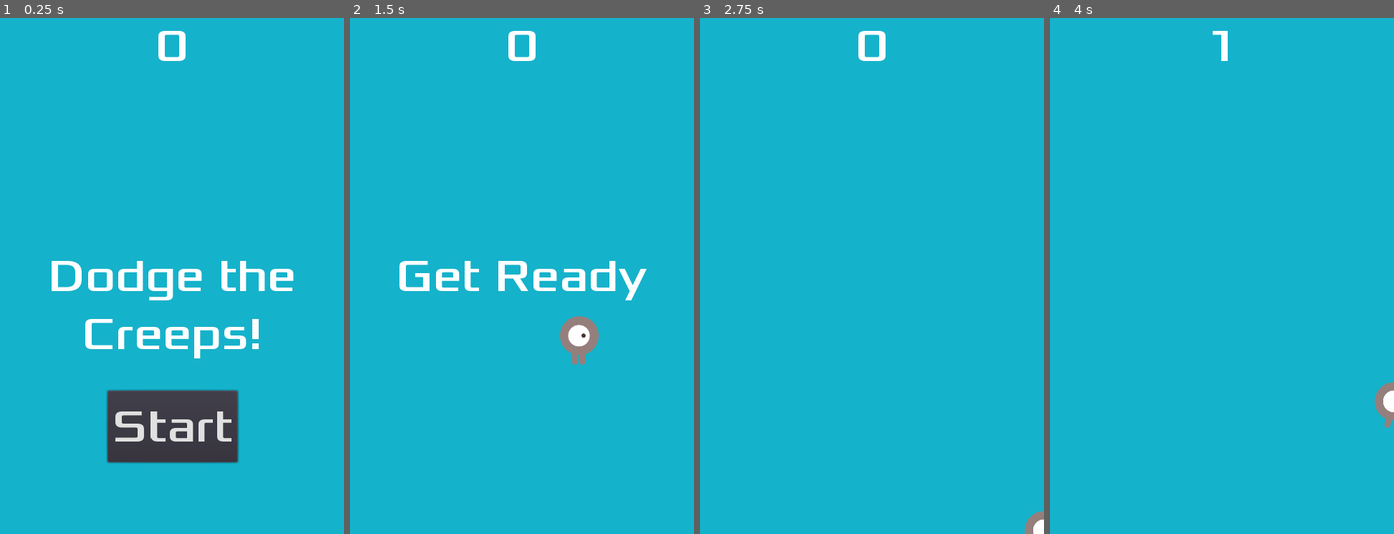
Above: before the commit, frames 1-4 (left to right).
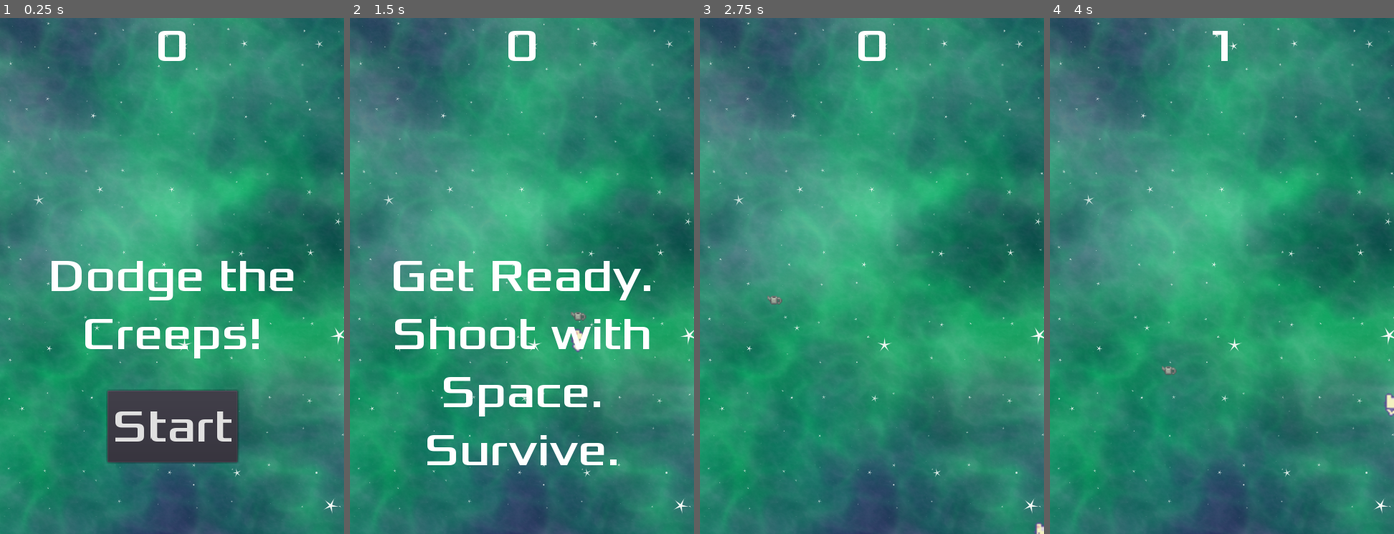
Above: after the commit, the same moments.

Repository: Not-Aaron/GameDev_Homeworks
Game: Godot game, scene res://Main.tscn
Same seed, same stepped clock (60 frames per second), same inputs: the game is played once before the commit and once after it.
Inputs (mouse positions are in pixels of both pictures, inside the frame that each line leads up to):
- Up to frame 1 (0.25 s): no input
- Up to frame 2 (1.5 s): click "Start" at 0.5 s; tap Enter (start_game) at 1.25 s; move the mouse to (597, 250) at 1.27 s; hold D (move_right) from 1.28 s (still down); tap Space (shoot, bound only after the commit) at 1.35 s
- Up to frame 3 (2.75 s): move the mouse to (803, 301) at 2.02 s; release D (move_right) at 2.03 s; hold S (move_down) from 2.03 s (still down); tap Enter (start_game) at 2.1 s; tap Space (shoot, bound only after the commit) at 2.3 s
- Up to frame 4 (4 s): move the mouse to (1256, 162) at 2.77 s; release S (move_down) at 2.78 s; hold D (move_right) 2.78-3.53 s; tap Space (shoot, bound only after the commit) at 2.85, 3.6 s; move the mouse to (1204, 379) at 3.52 s; hold W (move_up) from 3.53 s (still down)

The runs differ from the first frame. In frame 1, 92% of the frame differs, in the area x 0-100%, y 0-100%; in frame 2, 99%; in frame 3, 100%; in frame 4, 100%.

Commit message:
newstuff

Diff:
--- /dev/null
+++ b/Dodge_Creeps_Aaron_Martinez/Bullet.gd
@@ -0,0 +1,31 @@
+extends Area2D
+class_name Bullet
+export (int) var speed = 20
+
+var direction := Vector2.ZERO
+
+onready var kill_timer = $KillTimer
+
+func _ready():
+	kill_timer.start()
+
+# Called every frame. 'delta' is the elapsed time since the previous frame.
+func _physics_process(_delta: float):
+	if direction != Vector2.ZERO:
+		var velocity = direction * speed
+
+		global_position += velocity
+
+
+func set_direction(direction: Vector2):
+	self.direction = direction
+
+
+func _on_KillTimer_timeout():
+	queue_free()
+
+
+func _on_Bullet_body_entered(body):
+	if body.has_method("handle_hit"):
+		body.handle_hit()
+		queue_free()
--- /dev/null
+++ b/Dodge_Creeps_Aaron_Martinez/Bullet.tscn
@@ -0,0 +1,24 @@
+[gd_scene load_steps=4 format=2]
+
+[ext_resource path="res://art/water_can.png" type="Texture" id=1]
+[ext_resource path="res://Bullet.gd" type="Script" id=2]
+
+[sub_resource type="RectangleShape2D" id=1]
+extents = Vector2( 10, 6 )
+
+[node name="Bullet" type="Area2D"]
+script = ExtResource( 2 )
+
+[node name="CollisionShape2D" type="CollisionShape2D" parent="."]
+position = Vector2( -2, 2 )
+shape = SubResource( 1 )
+
+[node name="Sprite" type="Sprite" parent="."]
+scale = Vector2( 1.5, 1.5 )
+texture = ExtResource( 1 )
+
+[node name="KillTimer" type="Timer" parent="."]
+one_shot = true
+
+[connection signal="body_entered" from="." to="." method="_on_Bullet_body_entered"]
+[connection signal="timeout" from="KillTimer" to="." method="_on_KillTimer_timeout"]
--- /dev/null
+++ b/Dodge_Creeps_Aaron_Martinez/BulletManager.gd
@@ -0,0 +1,6 @@
+extends Node2D
+
+func handle_bullet_spawned(bullet : Bullet,position: Vector2,direction: Vector2):
+	add_child(bullet)
+	global_position = position
+	bullet.set_direction(direction)
--- a/Dodge_Creeps_Aaron_Martinez/HUD.gd
+++ b/Dodge_Creeps_Aaron_Martinez/HUD.gd
@@ -11,7 +11,7 @@
 	show_message("Game Over")
 	yield($MessageTimer, "timeout")
 
-	$Message.text = "Dodge the\nCreeps!"
+	$Message.text = "Dodge the\nSpace Cows!"
 	$Message.show()
 
 	yield(get_tree().create_timer(1),"timeout")
--- a/Dodge_Creeps_Aaron_Martinez/Main.gd
+++ b/Dodge_Creeps_Aaron_Martinez/Main.gd
@@ -5,8 +5,9 @@
 
 func _ready():
 	randomize()
+	$Player.connect("player_fired_bullet",bullet_manager,"handle_bullet_spawned")
 
-
+onready var bullet_manager = $BulletManager
 
 
 
@@ -22,7 +23,7 @@
 	$Music.play()
 	score = 0
 	$HUD.update_score(score)
-	$HUD.show_message("Get Ready")
+	$HUD.show_message("Get Ready.\nShoot with Space.\nSurvive.")
 	$Player.start($StartPosition.position)
 	$StartTimer.start()
 
--- a/Dodge_Creeps_Aaron_Martinez/Main.tscn
+++ b/Dodge_Creeps_Aaron_Martinez/Main.tscn
@@ -1,11 +1,13 @@
-[gd_scene load_steps=8 format=2]
+[gd_scene load_steps=10 format=2]
 
 [ext_resource path="res://Player.tscn" type="PackedScene" id=1]
 [ext_resource path="res://Main.gd" type="Script" id=2]
 [ext_resource path="res://Mob.tscn" type="PackedScene" id=3]
 [ext_resource path="res://HUD.tscn" type="PackedScene" id=4]
-[ext_resource path="res://art/gameover.wav" type="AudioStream" id=5]
-[ext_resource path="res://art/House In a Forest Loop.ogg" type="AudioStream" id=6]
+[ext_resource path="res://art/laser gun 6.wav" type="AudioStream" id=5]
+[ext_resource path="res://art/Race to Mars.mp3" type="AudioStream" id=6]
+[ext_resource path="res://BulletManager.gd" type="Script" id=7]
+[ext_resource path="res://art/Green_Nebula_08-1024x1024.png" type="Texture" id=8]
 
 [sub_resource type="Curve2D" id=1]
 _data = {
@@ -15,6 +17,14 @@
 [node name="Main" type="Node"]
 script = ExtResource( 2 )
 mob_scene = ExtResource( 3 )
+
+[node name="TextureRect" type="TextureRect" parent="."]
+light_mask = 0
+anchor_right = 1.0
+anchor_bottom = 1.0
+margin_right = 544.0
+margin_bottom = 304.0
+texture = ExtResource( 8 )
 
 [node name="Player" parent="." instance=ExtResource( 1 )]
 z_index = 1
@@ -47,13 +57,8 @@
 [node name="Music" type="AudioStreamPlayer2D" parent="."]
 stream = ExtResource( 6 )
 
-[node name="ColorRect" type="ColorRect" parent="."]
-show_behind_parent = true
-light_mask = 524288
-anchor_right = 1.0
-anchor_bottom = 1.0
-rect_clip_content = true
-color = Color( 0.0823529, 0.698039, 0.796078, 1 )
+[node name="BulletManager" type="Node2D" parent="."]
+script = ExtResource( 7 )
 
 [connection signal="hit" from="Player" to="." method="game_over"]
 [connection signal="timeout" from="MobTimer" to="." method="_on_MobTimer_timeout"]
--- a/Dodge_Creeps_Aaron_Martinez/Mob.gd
+++ b/Dodge_Creeps_Aaron_Martinez/Mob.gd
@@ -1,4 +1,6 @@
 extends RigidBody2D
+
+var health: int = 1
 
 func _ready():
 	$AnimatedSprite.playing = true
@@ -10,3 +12,8 @@
 
 func _on_VisibilityNotifier2D_screen_exited():
 	queue_free()
+
+func handle_hit():
+	health -= 1
+	if health <= 0:
+		queue_free()
--- a/Dodge_Creeps_Aaron_Martinez/Mob.tscn
+++ b/Dodge_Creeps_Aaron_Martinez/Mob.tscn
@@ -1,35 +1,23 @@
-[gd_scene load_steps=10 format=2]
+[gd_scene load_steps=6 format=2]
 
-[ext_resource path="res://art/enemySwimming_1.png" type="Texture" id=1]
-[ext_resource path="res://art/enemyFlyingAlt_1.png" type="Texture" id=2]
-[ext_resource path="res://art/enemyFlyingAlt_2.png" type="Texture" id=3]
-[ext_resource path="res://art/enemyWalking_1.png" type="Texture" id=4]
-[ext_resource path="res://art/enemyWalking_2.png" type="Texture" id=5]
-[ext_resource path="res://art/enemySwimming_2.png" type="Texture" id=6]
+[ext_resource path="res://art/cow/walk1.png" type="Texture" id=1]
+[ext_resource path="res://art/cow/walk2.png" type="Texture" id=2]
 [ext_resource path="res://Mob.gd" type="Script" id=7]
 
 [sub_resource type="SpriteFrames" id=1]
 animations = [ {
-"frames": [ ExtResource( 2 ), ExtResource( 3 ) ],
-"loop": true,
-"name": "fly",
-"speed": 3.0
-}, {
-"frames": [ ExtResource( 1 ), ExtResource( 6 ) ],
-"loop": true,
-"name": "swim",
-"speed": 3.0
-}, {
-"frames": [ ExtResource( 4 ), ExtResource( 5 ) ],
+"frames": [ ExtResource( 1 ), ExtResource( 2 ) ],
 "loop": true,
 "name": "walk",
 "speed": 3.0
 } ]
 
 [sub_resource type="CapsuleShape2D" id=2]
-radius = 33.0
+radius = 26.9999
+height = 44.0002
 
 [node name="Mob" type="RigidBody2D" groups=["mobs"]]
+position = Vector2( -1, -8 )
 collision_mask = 0
 gravity_scale = 0.0
 script = ExtResource( 7 )
@@ -38,12 +26,13 @@
 }
 
 [node name="AnimatedSprite" type="AnimatedSprite" parent="."]
-scale = Vector2( 0.75, 0.75 )
+scale = Vector2( 3, 3 )
 frames = SubResource( 1 )
-animation = "fly"
+animation = "walk"
 playing = true
 
 [node name="CollisionShape2D" type="CollisionShape2D" parent="."]
+position = Vector2( -2, 15 )
 rotation = 1.5708
 shape = SubResource( 2 )
 
--- a/Dodge_Creeps_Aaron_Martinez/Player.gd
+++ b/Dodge_Creeps_Aaron_Martinez/Player.gd
@@ -1,8 +1,12 @@
 extends Area2D
 signal hit
+signal player_fired_bullet(bullet, position, direction)
 
+export (PackedScene) var Bullet
 export var speed = 400 # How fast the player will move (pixels/sec).
 var screen_size # Size of the game window.
+
+onready var end_of_gun = $EndOfGun
 
 func _ready():
 	screen_size = get_viewport_rect().size
@@ -12,16 +16,20 @@
 	var velocity = Vector2.ZERO # The player's movement vector.
 	if Input.is_action_pressed("move_right"):
 		velocity.x += 1
+		$AnimatedSprite.play("right")
 	if Input.is_action_pressed("move_left"):
 		velocity.x -= 1
+		$AnimatedSprite.play("left")
 	if Input.is_action_pressed("move_down"):
 		velocity.y += 1
+		$AnimatedSprite.play("down")
 	if Input.is_action_pressed("move_up"):
 		velocity.y -= 1
+		$AnimatedSprite.play("up")
 
 	if velocity.length() > 0:
 		velocity = velocity.normalized() * speed
-		$AnimatedSprite.play() #$ is short hand for get_node()
+		#$AnimatedSprite.play() #$ is short hand for get_node()
 	else:						# $AnimatedSprite = get_node("AnimatedSprite").play()
 		$AnimatedSprite.stop()
 	position += velocity * delta	#delta variable built in; avoids frame time lag issues
@@ -29,10 +37,10 @@
 	position.y = clamp(position.y, 0, screen_size.y)
 
 	#this is shorter than the alternative:
-	if velocity.x < 0:
-		$AnimatedSprite.flip_h = true
-	else:
-		$AnimatedSprite.flip_h = false
+	#if velocity.x < 0:
+	#	$AnimatedSprite.flip_h = true
+	#else:
+	#	$AnimatedSprite.flip_h = false
 
 	#the alternative:
 	#if velocity.x != 0:
@@ -53,3 +61,15 @@
 	position = pos
 	show()
 	$CollisionShape2D.disabled = false
+
+func _unhandled_input(event: InputEvent):
+	if event.is_action_released("shoot"):
+		shoot()
+
+func shoot():
+	var bullet_instance = Bullet.instance()
+	bullet_instance.global_position = end_of_gun.global_position
+	var target = get_global_mouse_position()
+	var direction_to_mouse = end_of_gun.global_position.direction_to(target).normalized()
+	bullet_instance.set_direction(direction_to_mouse)
+	emit_signal("player_fired_bullet",bullet_instance, end_of_gun.position, direction_to_mouse)
--- a/Dodge_Creeps_Aaron_Martinez/Player.tscn
+++ b/Dodge_Creeps_Aaron_Martinez/Player.tscn
@@ -1,41 +1,66 @@
-[gd_scene load_steps=8 format=2]
+[gd_scene load_steps=17 format=2]
 
-[ext_resource path="res://art/playerGrey_up1.png" type="Texture" id=1]
-[ext_resource path="res://art/playerGrey_walk1.png" type="Texture" id=2]
-[ext_resource path="res://art/playerGrey_walk2.png" type="Texture" id=3]
-[ext_resource path="res://art/playerGrey_up2.png" type="Texture" id=4]
+[ext_resource path="res://art/player_sprite/down_4.png" type="Texture" id=1]
+[ext_resource path="res://art/player_sprite/up_4.png" type="Texture" id=2]
+[ext_resource path="res://art/player_sprite/down_1.png" type="Texture" id=3]
+[ext_resource path="res://art/player_sprite/left_1.png" type="Texture" id=4]
 [ext_resource path="res://Player.gd" type="Script" id=5]
+[ext_resource path="res://art/player_sprite/up_1.png" type="Texture" id=6]
+[ext_resource path="res://art/player_sprite/up_3.png" type="Texture" id=7]
+[ext_resource path="res://art/player_sprite/down_3.png" type="Texture" id=8]
+[ext_resource path="res://art/player_sprite/left_3.png" type="Texture" id=9]
+[ext_resource path="res://art/player_sprite/left_4.png" type="Texture" id=10]
+[ext_resource path="res://art/player_sprite/right_3.png" type="Texture" id=11]
+[ext_resource path="res://art/player_sprite/right_4.png" type="Texture" id=12]
+[ext_resource path="res://art/player_sprite/right_1.png" type="Texture" id=13]
+[ext_resource path="res://Bullet.tscn" type="PackedScene" id=14]
 
 [sub_resource type="SpriteFrames" id=1]
 animations = [ {
-"frames": [ ExtResource( 1 ), ExtResource( 4 ) ],
+"frames": [ ExtResource( 3 ), ExtResource( 8 ), ExtResource( 1 ) ],
+"loop": true,
+"name": "down",
+"speed": 5.0
+}, {
+"frames": [ ExtResource( 4 ), ExtResource( 9 ), ExtResource( 10 ) ],
+"loop": true,
+"name": "left",
+"speed": 5.0
+}, {
+"frames": [ ExtResource( 13 ), ExtResource( 12 ), ExtResource( 11 ) ],
+"loop": true,
+"name": "right",
+"speed": 5.0
+}, {
+"frames": [ ExtResource( 6 ), ExtResource( 7 ), ExtResource( 2 ) ],
 "loop": true,
 "name": "up",
 "speed": 5.0
-}, {
-"frames": [ ExtResource( 2 ), ExtResource( 3 ) ],
-"loop": true,
-"name": "walk",
-"speed": 5.0
 } ]
 
-[sub_resource type="CapsuleShape2D" id=2]
-radius = 54.0
-height = 28.0
+[sub_resource type="RectangleShape2D" id=2]
+extents = Vector2( 28, 30 )
 
 [node name="Player" type="Area2D"]
 script = ExtResource( 5 )
 __meta__ = {
 "_edit_group_": true
 }
+Bullet = ExtResource( 14 )
 
 [node name="AnimatedSprite" type="AnimatedSprite" parent="."]
-scale = Vector2( 0.5, 0.5 )
+scale = Vector2( 2, 2 )
 frames = SubResource( 1 )
-animation = "walk"
+animation = "down"
+frame = 2
+playing = true
 
 [node name="CollisionShape2D" type="CollisionShape2D" parent="."]
+position = Vector2( 1, 0 )
 scale = Vector2( 0.5, 0.5 )
 shape = SubResource( 2 )
 
+[node name="EndOfGun" type="Position2D" parent="."]
+position = Vector2( 0, 20 )
+
 [connection signal="body_entered" from="." to="." method="_on_Player_body_entered"]
--- a/Dodge_Creeps_Aaron_Martinez/project.godot
+++ b/Dodge_Creeps_Aaron_Martinez/project.godot
@@ -7,6 +7,16 @@
 ;   param=value ; assign values to parameters
 
 config_version=4
+
+_global_script_classes=[ {
+"base": "Area2D",
+"class": "Bullet",
+"language": "GDScript",
+"path": "res://Bullet.gd"
+} ]
+_global_script_class_icons={
+"Bullet": ""
+}
 
 [application]
 
@@ -27,6 +37,13 @@
 
 [input]
 
+ui_accept={
+"deadzone": 0.5,
+"events": [ Object(InputEventKey,"resource_local_to_scene":false,"resource_name":"","device":0,"alt":false,"shift":false,"control":false,"meta":false,"command":false,"pressed":false,"scancode":16777221,"physical_scancode":0,"unicode":0,"echo":false,"script":null)
+, Object(InputEventKey,"resource_local_to_scene":false,"resource_name":"","device":0,"alt":false,"shift":false,"control":false,"meta":false,"command":false,"pressed":false,"scancode":16777222,"physical_scancode":0,"unicode":0,"echo":false,"script":null)
+, Object(InputEventJoypadButton,"resource_local_to_scene":false,"resource_name":"","device":0,"button_index":0,"pressure":0.0,"pressed":false,"script":null)
+ ]
+}
 move_up={
 "deadzone": 0.5,
 "events": [ Object(InputEventKey,"resource_local_to_scene":false,"resource_name":"","device":0,"alt":false,"shift":false,"control":false,"meta":false,"command":false,"pressed":false,"scancode":87,"physical_scancode":0,"unicode":0,"echo":false,"script":null)
@@ -56,6 +73,12 @@
 "events": [ Object(InputEventKey,"resource_local_to_scene":false,"resource_name":"","device":0,"alt":false,"shift":false,"control":false,"meta":false,"command":false,"pressed":false,"scancode":16777221,"physical_scancode":0,"unicode":0,"echo":false,"script":null)
  ]
 }
+shoot={
+"deadzone": 0.5,
+"events": [ Object(InputEventKey,"resource_local_to_scene":false,"resource_name":"","device":0,"alt":false,"shift":false,"control":false,"meta":false,"command":false,"pressed":false,"scancode":32,"physical_scancode":0,"unicode":0,"echo":false,"script":null)
+, Object(InputEventMouseButton,"resource_local_to_scene":false,"resource_name":"","device":-1,"alt":false,"shift":false,"control":false,"meta":false,"command":false,"button_mask":0,"position":Vector2( 0, 0 ),"global_position":Vector2( 0, 0 ),"factor":1.0,"button_index":1,"pressed":false,"doubleclick":false,"script":null)
+ ]
+}
 
 [mono]
 
Not shown, removed: Dodge_Creeps_Aaron_Martinez/.mono/metadata/ide_messaging_meta.txt
Binary file added: Dodge_Creeps_Aaron_Martinez/art/Green_Nebula_08-1024x1024.png
Not shown, added: Dodge_Creeps_Aaron_Martinez/art/Green_Nebula_08-1024x1024.png.import
Not shown, added: Dodge_Creeps_Aaron_Martinez/art/Race to Mars.mp3.import
Binary file added: Dodge_Creeps_Aaron_Martinez/art/Starfield_03-1024x1024.png
Not shown, added: Dodge_Creeps_Aaron_Martinez/art/Starfield_03-1024x1024.png.import
Binary file added: Dodge_Creeps_Aaron_Martinez/art/cow/walk1.png
Not shown, added: Dodge_Creeps_Aaron_Martinez/art/cow/walk1.png.import
Binary file added: Dodge_Creeps_Aaron_Martinez/art/cow/walk2.png
Not shown, added: Dodge_Creeps_Aaron_Martinez/art/cow/walk2.png.import
Not shown, added: Dodge_Creeps_Aaron_Martinez/art/laser gun 6.wav.import
Binary file added: Dodge_Creeps_Aaron_Martinez/art/player_sprite/down_1.png
(and 60 more such lines)
